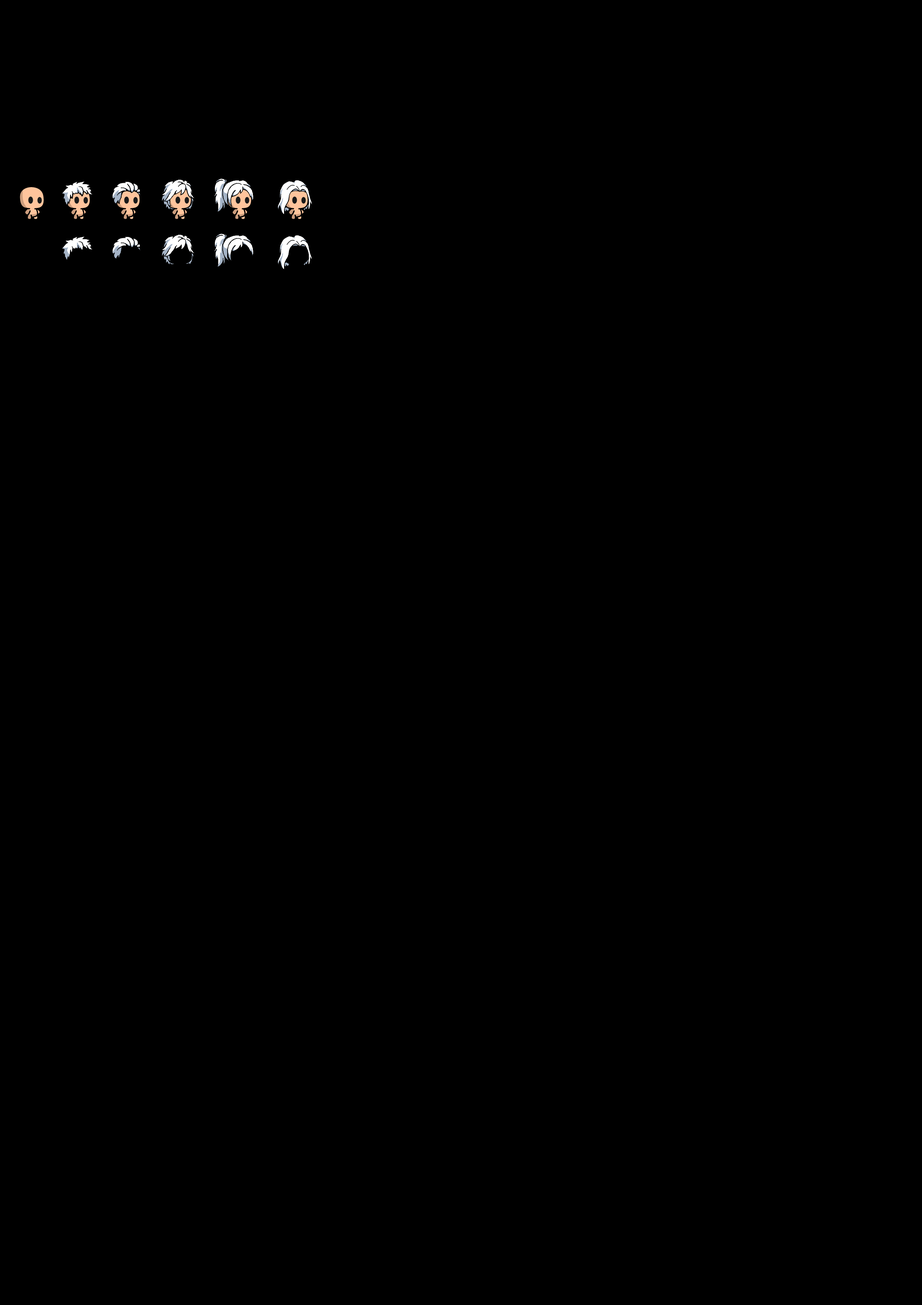
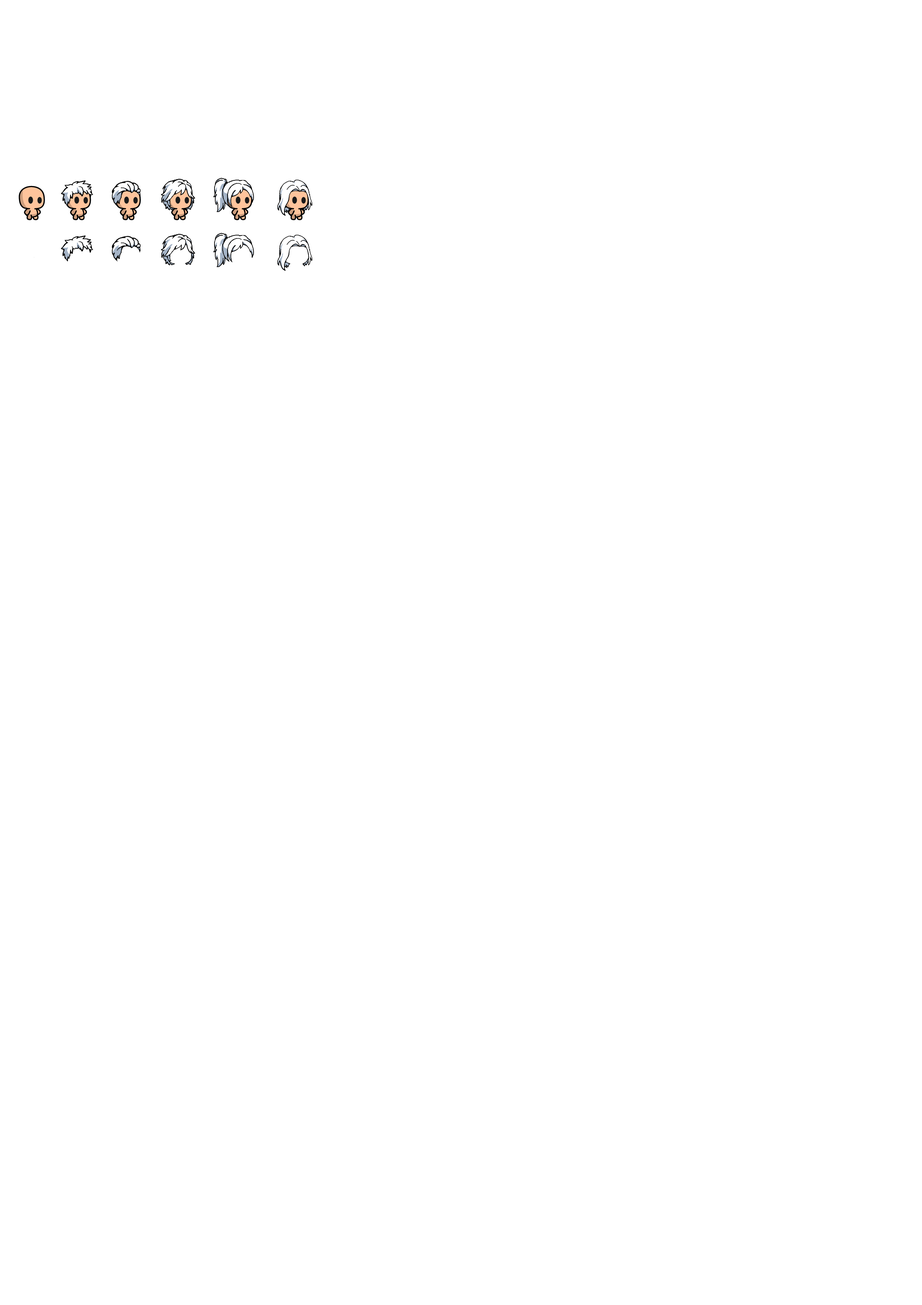
The second 922px x 1305px image is a revision of the first. Changes to its layers:
hid "Background" (2nd of 3) over [0, 0, 922, 1305]
